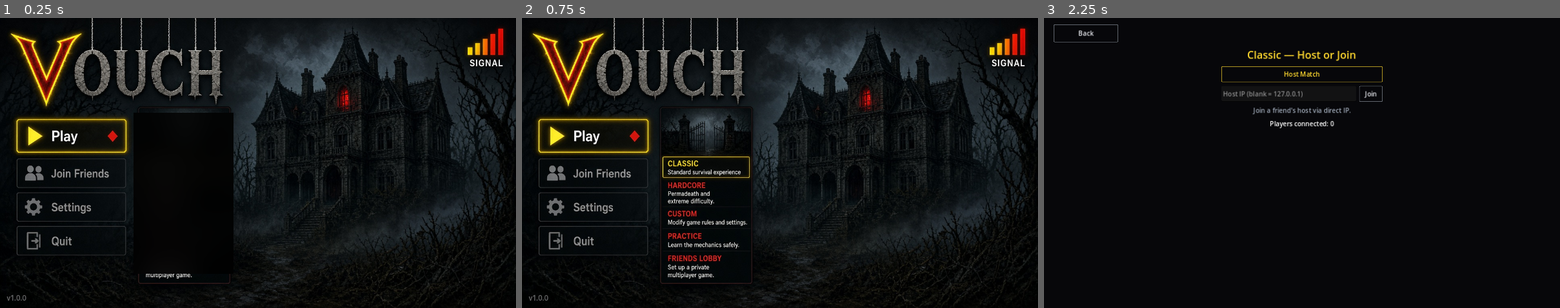
Above: before the commit, frames 1-3 (left to right).
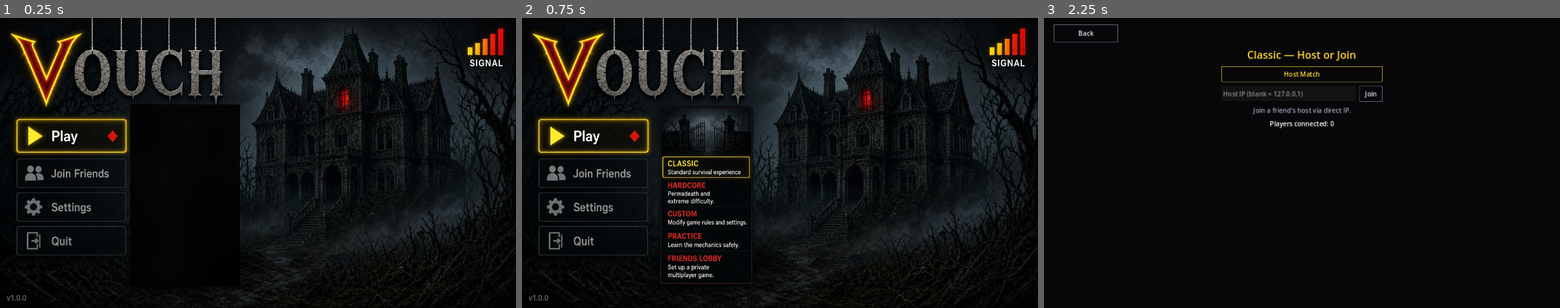
Above: after the commit, the same moments.

Repository: Kyrony/Vouch
Game: Godot game, scene res://scenes/Main.tscn
The game is run twice, just before and just after one commit, with the same random seed, the same clock (stepped at 60 frames per second) and the same inputs.
Inputs (mouse positions are in pixels of both pictures, inside the frame that each line leads up to):
- Up to frame 1 (0.25 s): no input
- Up to frame 2 (0.75 s): click (594, 136) at 0.5 s
- Up to frame 3 (2.25 s): click (1116, 136) at 1.25 s; click (1116, 171) at 2 s

The runs differ from the first frame. In frame 1, 0.7% of the frame differs, in the area x 25-47%, y 29-92%; in frame 2, nothing differs; in frame 3, nothing differs.

Commit message:
Widen the modes cover so Play hides the full painted card.
Co-authored-by: Kyle Bruns <Kyrony@users.noreply.github.com>

Diff:
--- a/scenes/Lobby/Lobby.tscn
+++ b/scenes/Lobby/Lobby.tscn
@@ -46,10 +46,10 @@
 
 [node name="ModesCover" type="TextureRect" parent="HomePanel/HitboxRoot"]
 layout_mode = 0
-offset_left = 332.0
-offset_top = 236.0
-offset_right = 580.0
-offset_bottom = 636.0
+offset_left = 324.0
+offset_top = 214.0
+offset_right = 596.0
+offset_bottom = 668.0
 mouse_filter = 2
 texture = ExtResource("4")
 expand_mode = 1
--- a/scripts/capture_lobby_menu.gd
+++ b/scripts/capture_lobby_menu.gd
@@ -26,6 +26,8 @@
 	print("STRETCH_MODE=%s" % (bg as TextureRect).stretch_mode)
 	print("PLATE=%s" % (bg as TextureRect).texture.resource_path)
 	print("NAVCOLUMN=%s" % str(lobby.get_node_or_null("HomePanel/NavColumn") != null))
+	print("MODES_VISIBLE=%s" % str(lobby.get_node("HomePanel/HitboxRoot/GameModes").visible))
+	print("COVER_VISIBLE=%s" % str(lobby.get_node("HomePanel/HitboxRoot/ModesCover").visible))
 	for path in [
 		"HomePanel/HitboxRoot/MenuButtons/PlayButton",
 		"HomePanel/HitboxRoot/GameModes/ClassicButton",
--- a/scripts/horror/ui/menu_hitbox_layout.gd
+++ b/scripts/horror/ui/menu_hitbox_layout.gd
@@ -19,7 +19,7 @@
 	"PracticeButton": Rect2(348, 516, 220, 52),
 	"FriendsLobbyButton": Rect2(348, 572, 220, 52),
 }
-const MODE_COVER := Rect2(332, 236, 248, 400)
+const MODE_COVER := Rect2(324, 214, 272, 454)
 
 
 static func covered_rect(view: Vector2, design: Vector2 = DESIGN) -> Rect2:
Binary file changed: assets/horror/ui/menu_modes_cover.png
